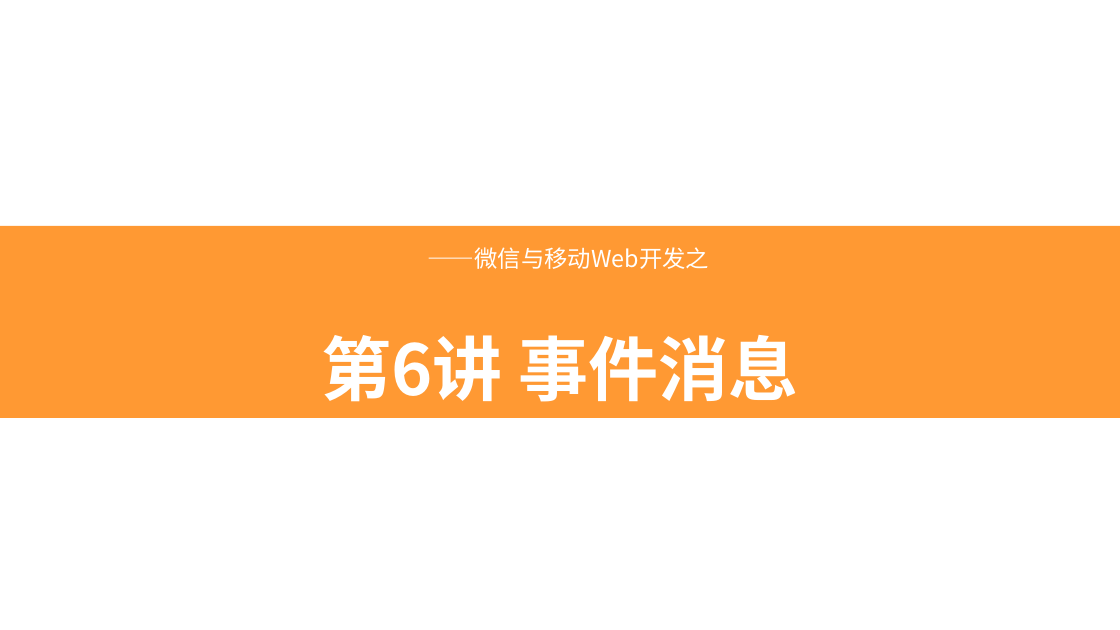
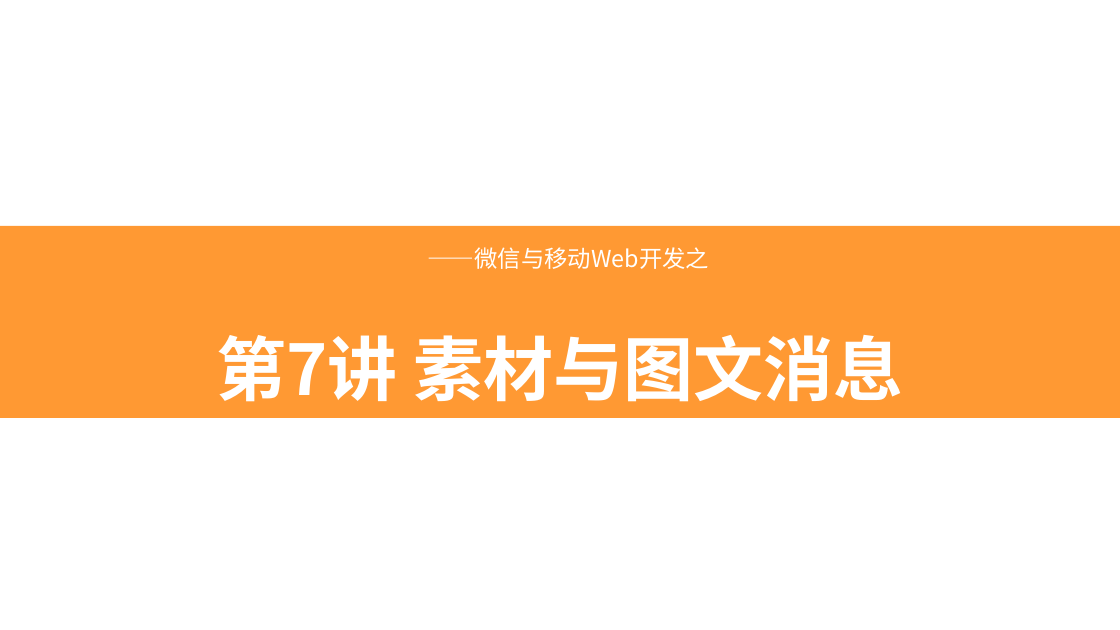
Before and after one commit to edu2act/2017-2018_1st_Wechat_Web_Programming, a slide deck: slide 1 of 第7讲 素材与图文消息.pptx. Drawn at 1120x630 pixels with LibreOffice and Linux fonts; fonts in the diff are those of the drawing; background and template pictures are left out. Boxes give left, top, right and bottom in pixels: in the first picture for what was removed or moved away, otherwise in the second. Text is boxed around its words. In the diff, an @@ line names an element or a change of style, - is before the commit and + after.

```diff
--- a/第7讲 素材与图文消息.pptx
+++ b/第7讲 素材与图文消息.pptx
@@ text at <box>216,335,904,402</box>: text changed @@
-第6讲 事件消息
+第7讲 素材与图文消息
```
Also in this commit, not shown: 2 other slides changed, 1 slide added, 1 slide removed, 7 other files.
